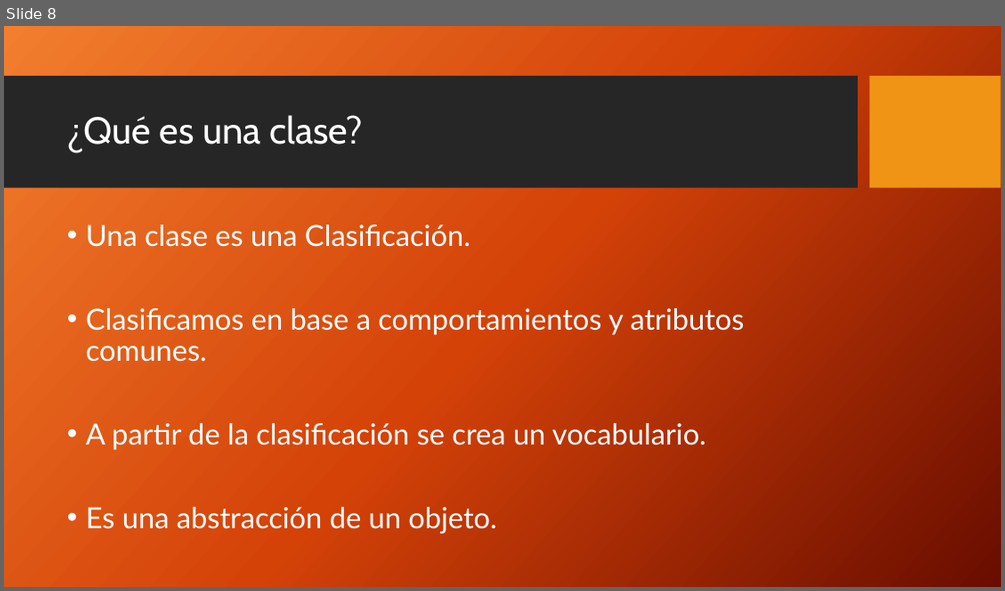
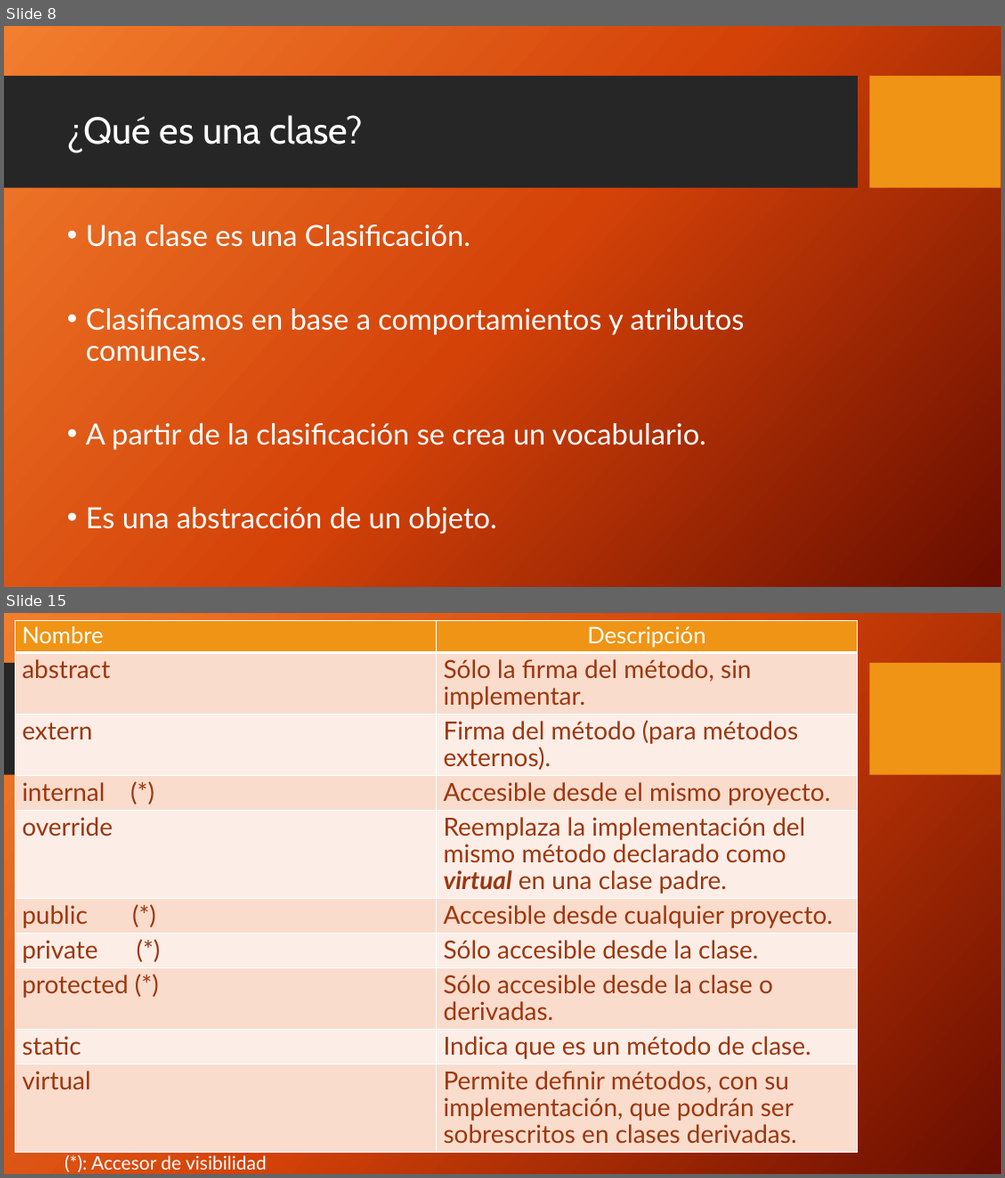
Before and after one commit to FedeDavila1984/utn_prog_y_lab_II, a slide deck: PPTs/ProgramacionII_Clase_02-2018.pptx. Shown one above the other, each under a label of ours: slide 8 before the commit, slides 8 and 15 after it; the slides between them are not shown. The pictures are 1005x591 and 1005x1178 pixels, drawn with LibreOffice and Linux fonts; fonts in the diff are those of the drawing; background and template pictures are left out. Boxes give left, top, right and bottom in pixels: in the first picture for what was removed or moved away, otherwise in the second. Text is boxed around its words. In the diff, an @@ line names an element or a change of style, - is before the commit and + after.

```diff
--- a/PPTs/ProgramacionII_Clase_02-2018.pptx
+++ b/PPTs/ProgramacionII_Clase_02-2018.pptx
@@ slide 15 added at (x1=4, y1=613, x2=1001, y2=1174), background picture (left out); not listed: 2 template elements that a slide beside it also shows @@
@@ table added at (x1=15, y1=620, x2=857, y2=1152), 10 rows, 2 columns @@
+Nombre | Descripción
+abstract | Sólo la firma del método, sin implementar.
+extern | Firma del método (para métodos externos).
+internal (*) | Accesible desde el mismo proyecto.
+override | Reemplaza la implementación del mismo método declarado como virtual en una clase padre.
+public (*) | Accesible desde cualquier proyecto.
+private (*) | Sólo accesible desde la clase.
+protected (*) | Sólo accesible desde la clase o derivadas.
+static | Indica que es un método de clase.
+virtual | Permite definir métodos, con su implementación, que podrán ser sobrescritos en clases derivadas.
@@ text added at (x1=91, y1=1155, x2=267, y2=1169), 18 pt, text #FFFFFF @@
+(*): Accesor de visibilidad
```
Also in this commit, not shown: 2 slides changed, 12 other slides added, 9 other files.
